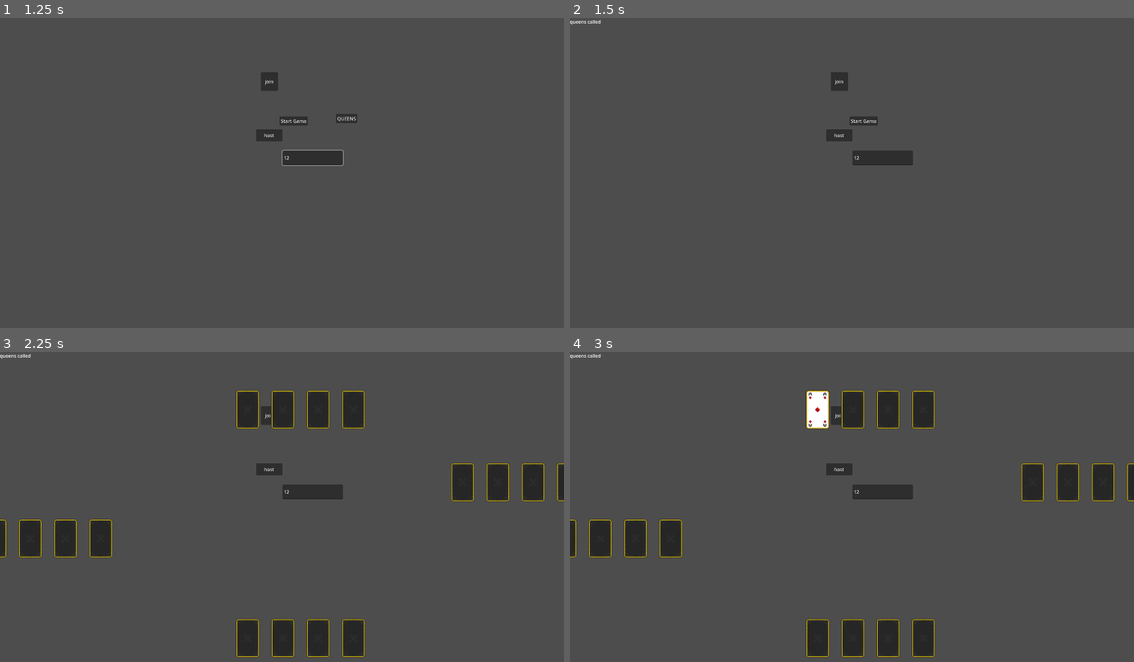
Above: before the commit, frames 1-4 (two rows, left to right).
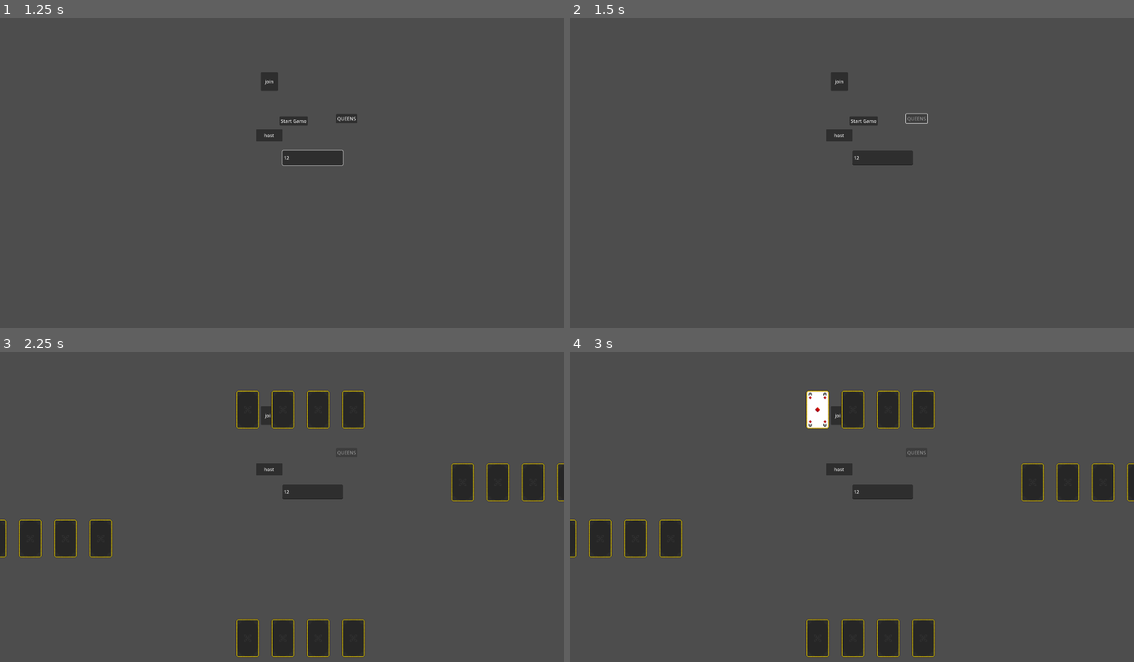
Above: after the commit, the same moments.

Repository: zyreoo/queens
Game: Godot game, scene res://scenes/main.tscn
Two runs of this game, one before a commit and one after it. Both use one fixed random seed, a clock stepped at 60 frames per second and the inputs below.
Inputs (mouse positions are in pixels of both pictures, inside the frame that each line leads up to):
- Up to frame 1 (1.25 s): click (310, 157) at 0.52 s; type "12" at 0.6 s
- Up to frame 2 (1.5 s): click "QUEENS" at 1.25 s
- Up to frame 3 (2.25 s): click "Start Game" at 2 s
- Up to frame 4 (3 s): click (818, 410) at 2.77 s

Frame 1 is identical in both runs. In frame 2, less than 0.1% of the frame differs, in the area x 0-64%, y 0-35%; in frame 3, less than 0.1%; in frame 4, less than 0.1%.

Commit message:
solved many bugsd, the reaction bug, now i m 95% done with my godot game, i have to slve only two things to it and then it s done

Diff:
--- a/queens-gameplay/scenes/main.tscn
+++ b/queens-gameplay/scenes/main.tscn
@@ -7,7 +7,7 @@
 script = ExtResource("1_pcy04")
 
 [node name="CenterCardSlot" type="Node2D" parent="."]
-position = Vector2(1004, 406)
+position = Vector2(860, 540)
 
 [node name="StartGameButton" type="Button" parent="."]
 offset_left = 953.0
--- a/queens-gameplay/scripts/card.gd
+++ b/queens-gameplay/scripts/card.gd
@@ -34,7 +34,6 @@
 
 	#if multiplayer.get_unique_id() != get_multiplayer_authority():
 		#return
-
 	#rpc("rpc_flip_card")
 
 	if main.jack_swap_mode:
--- a/queens-gameplay/scripts/main.gd
+++ b/queens-gameplay/scripts/main.gd
@@ -35,7 +35,8 @@
 var final_turns_remaining := 0
 var final_round_active := false
 var final_turn_count := 0
-
+var final_round_count :=0
+var queens_caller_index = null
 func _ready():
 	print("the main scene is ready")
 
@@ -95,9 +96,23 @@
 		player_instance.add_card(card, j <2 )
 
 func next_turn():
+
 	current_player_index = (current_player_index + 1) % players.size()
+
+	if final_round_active and current_player_index == queens_player_index:
+		calculate_finbal_score()
+		return
+	if final_round_active:
+		final_round_count +=1
+
+		if final_turn_count>= players.size():
+			await get_tree().create_timer(2.0).timeout
+			calculate_finbal_score()
+			return
 	print("Now it's Player %d's turn" % current_player_index)
 	await give_and_hide_card(players[current_player_index])
+
+
 
 
 
@@ -145,12 +160,28 @@
 
 func play_card_to_center(card):
 	var is_current_players_turn = card.holding_player == players[current_player_index]
+	var was_current_player = is_current_players_turn
+
 
 	if not reaction_mode and not is_current_players_turn:
 		show_message("not ur turn")
 		return
 
-	var was_current_player = is_current_players_turn
+	if reaction_mode and card.value != reaction_value:
+		show_message("invalid card")
+
+		var p = card.holding_player
+		if p != null:
+			if card.get_parent():
+				card.get_parent().remove_child(card)
+
+			p.add_child(card)
+			if not p.hand.has(card):
+				p.hand.append(card)
+			p.arrange_hand()
+			await get_tree().create_timer(0.5).timeout
+			give_penalty_card(p)
+		return
 
 	if  center_card and center_card.is_inside_tree():
 		center_card.get_parent().remove_child(center_card)
@@ -165,19 +196,16 @@
 			card.holding_player.hand.remove_at(index)
 			card.holding_player.arrange_hand()
 
+
 	if card.get_parent():
 		card.get_parent().remove_child(card)
 	add_child(card)
 
 	card.rotation_degrees = 0
-	card.scale = Vector2.ONE
 	card.global_position = $CenterCardSlot.global_position
 	card.set_process(false)
 	card.set_mouse_filter(Control.MOUSE_FILTER_IGNORE)
-
-
-	if not card.is_flipped:
-		card.flip_card(true)
+	card.flip_card(true)
 
 	if card.rank == "13":
 		show_message("You played a King! Choose one of your cards to reveal.")
@@ -333,15 +361,13 @@
 		return
 
 	add_child(card)
-	card.global_position = Vector2(600, 400)
+	card.global_position = Vector2(600,400)
 	card.flip_card(true)
 
 	await get_tree().create_timer(1.5).timeout
 
 	card.flip_card(false)
-
 	player.add_card(card, false)
-
 
 func show_message(text):
 	$MessageLabel.text = text
@@ -359,6 +385,9 @@
 			if is_instance_valid(card) and card.is_flipped:
 				card.flip_card()
 
+	if is_instance_valid(center_card):
+		center_card.flip_card(true)
+
 func execute_jack_swap():
 	jack_swap_mode = false
 	var from_card = jack_swap_selection["from"]
@@ -404,55 +433,58 @@
 		player.add_card(card, false)
 
 func calculate_finbal_score():
-	var scores = []
+	game_started = false
+	var scores: Array = []
 	var total_other_scores = 0
 	var lowest_score = INF
-	var winners = []
+	var queens_score = 0
+
 
 	for i in range(players.size()):
 		var player = players[i]
 		var hand_score = 0
+
 		for card in player.hand:
+			if not is_instance_valid(card):
+				continue
 
 			match card.rank:
 				"12" : hand_score += 0
 				"1" : hand_score +=1
 				"11", "13" : hand_score += 10
-				_ : hand_score += int(card.rank)
+				_ :
+					hand_score += int(card.rank)
 
 		player.score = hand_score
 		scores.append(hand_score)
 
-		if i != queens_player_index:
+		if i == queens_player_index:
+			queens_score = hand_score
+		else:
 			total_other_scores += hand_score
 
 		if hand_score < lowest_score:
 			lowest_score = hand_score
 
-	for i in range (players.size()):
-		await get_tree().create_timer(1.0).timeout
-
-	if scores[queens_player_index] == lowest_score:
-		show_message("Player %d wins" % queens_player_index)
+	await get_tree().create_timer(1.0).timeout
+
+	if queens_score == lowest_score:
+		show_message("player %d wins" % (queens_player_index +1))
+
 	else:
-		show_message("player %d loses" % queens_player_index)
+		show_message("Player %d called Queens but ddnt  have the lowest score.\nThey get all other players points: %d" % [queens_player_index + 1, total_other_scores])
 		players[queens_player_index].score = total_other_scores
 		for i in range (players.size()):
 			if i != queens_player_index:
 				players[i].score = 0
 
-	show_message("game over")
-
-
-
+	await get_tree().create_timer(2.0).timeout
+	show_message("Game over")
 
 func _on_queens_pressed():
-	if queens_triggered:
-		return
-
-	queens_triggered = true
+	final_round_active = true
 	queens_player_index = current_player_index
-	final_round_active = true
-	final_turn_count = 0
-	show_message("queens called")
-	$queens.visible = false
+
+	$queens.disabled = true
+	print("Current player index when Queens pressed: ", current_player_index)
+	print("Queens player index set to: ", queens_player_index)
